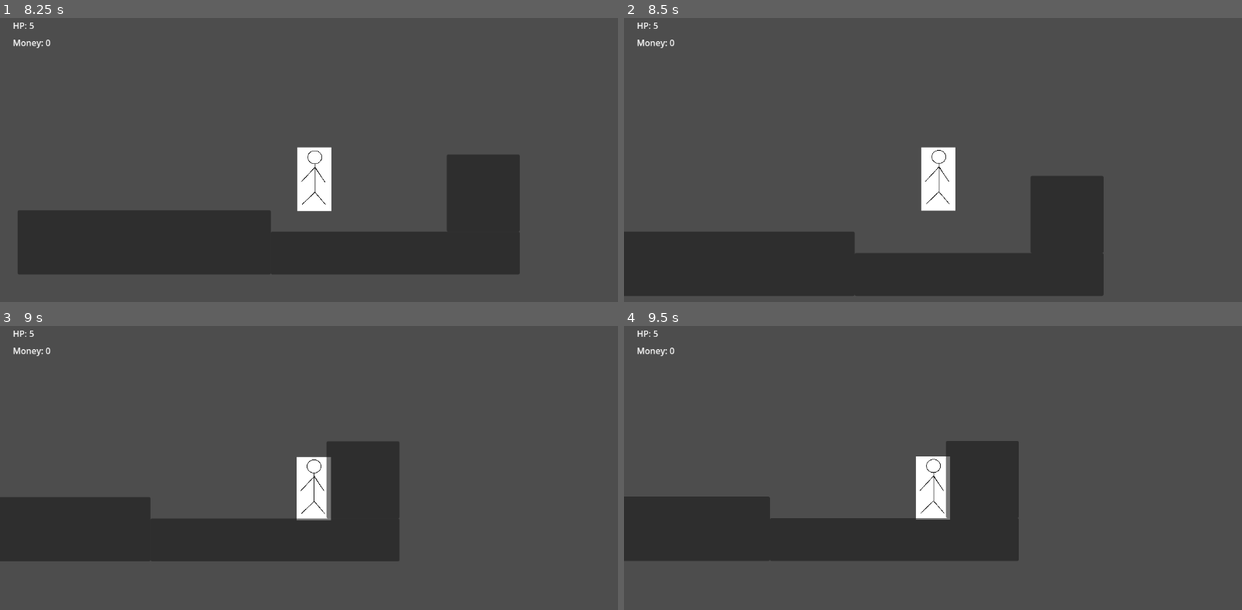
Above: before the commit, frames 1-4 (two rows, left to right).
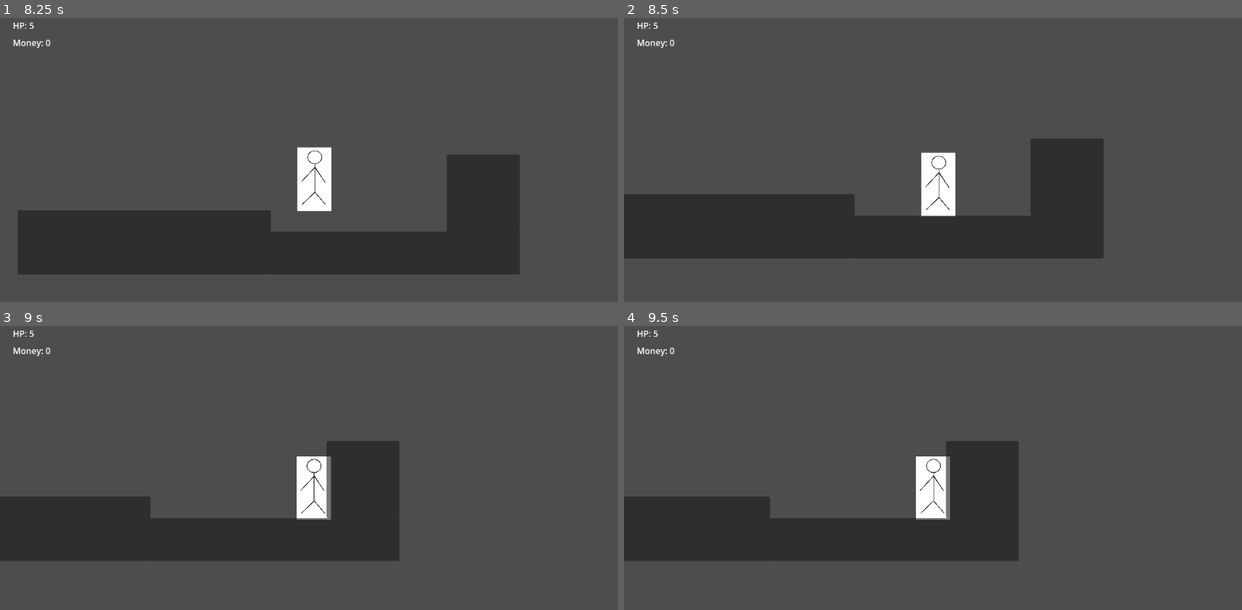
Above: after the commit, the same moments.

Repository: supereason333/platformer
Game: Godot game, scene res://main menu/main_menu.tscn
The game is run twice, just before and just after one commit, with the same random seed, the same clock (stepped at 60 frames per second) and the same inputs.
Inputs (mouse positions are in pixels of both pictures, inside the frame that each line leads up to):
- Up to frame 1 (8.25 s): click "Play" at 0.5 s; tap Enter at 1.25 s; move the mouse to (444, 162) at 1.27 s; hold D (right_key) 1.28-2.78 s; tap Right (dash_key) every 0.75 s from 1.35 to 8.1 s; click (444, 162) at 1.42 s; tap Space (jump_key) at 1.52, 2.27, 3.77, 4.52, 5.27, 6.77, 7.52, 8 s; move the mouse to (185, 196) at 2.02 s; move the mouse to (370, 103) at 2.77 s; hold A (left_key) 2.78-3.53 s; move the mouse to (278, 250) at 3.52 s; hold D (right_key) 3.53-5.03 s; click (278, 250) at 3.67 s; move the mouse to (494, 231) at 4.27 s; move the mouse to (123, 128) at 5.02 s; hold A (left_key) 5.03-5.78 s; move the mouse to (339, 179) at 5.77 s; hold D (right_key) 5.78-6.53 s; click (339, 179) at 5.92 s; move the mouse to (216, 91) at 6.52 s; hold A (left_key) 6.53-8.03 s; move the mouse to (444, 162) at 7.27 s; move the mouse to (185, 196) at 8.02 s; hold D (right_key) from 8.03 s (still down); click (185, 196) at 8.17 s
- Up to frame 2 (8.5 s): keep holding D (right_key); tap Space (jump_key) at 8.27 s
- Up to frame 3 (9 s): keep holding D (right_key); move the mouse to (370, 411) at 8.77 s; tap Right (dash_key) at 8.85 s
- Up to frame 4 (9.5 s): keep holding D (right_key)

Frame 1 is identical in both runs. In frame 2, 21% of the frame differs, in the area x 0-78%, y 42-98%; in frame 3, 0.1%; in frame 4, nothing differs.

Commit message:
player jumps reset to 1
i forgot

Diff:
--- a/global/global_player.gd
+++ b/global/global_player.gd
@@ -2,6 +2,6 @@
 
 var player_health = 5
 var player_money = 0
-var player_jumps = 2
+var player_jumps = 1
 var player_dash = true
 var immunity_frames = 20
